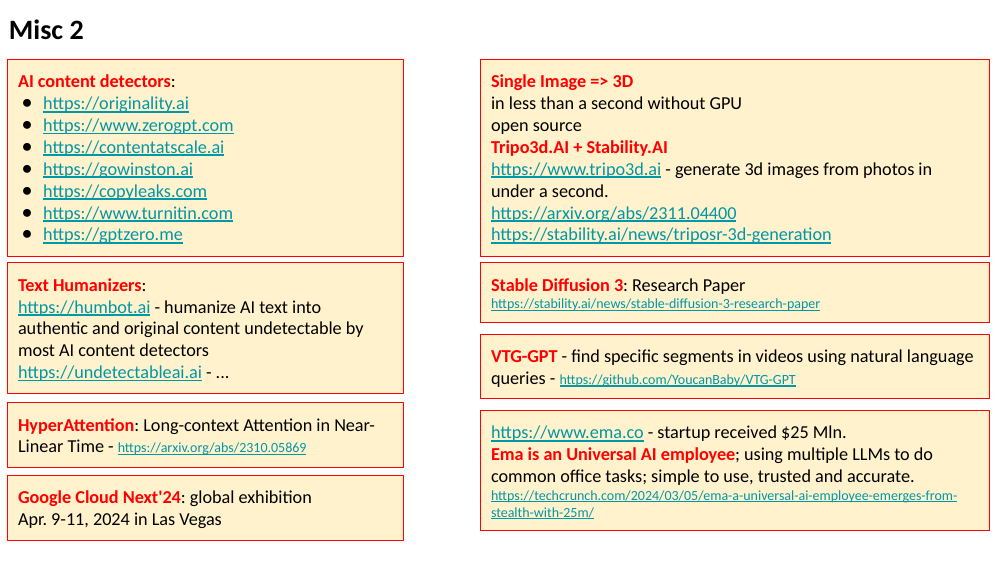
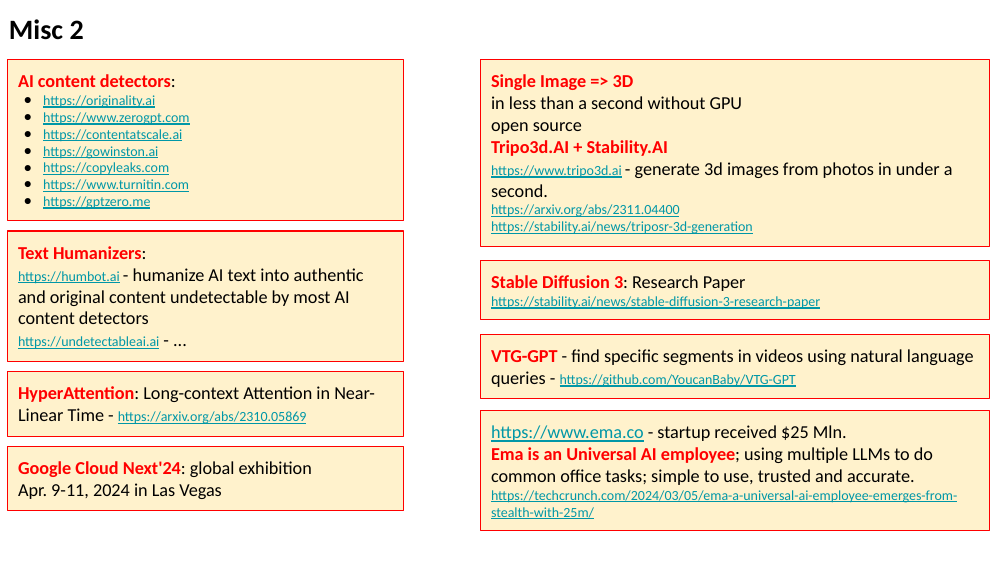
Before and after one commit to lselector/seminar, a slide deck: slide 13 of 2024/2024-03-08-AI-Updates.pptx. Drawn at 1008x567 pixels with LibreOffice and Linux fonts; fonts in the diff are those of the drawing. Boxes give left, top, right and bottom in pixels: in the first picture for what was removed or moved away, otherwise in the second. Text is boxed around its words. In the diff, an @@ line names an element or a change of style, - is before the commit and + after.

Commit message:
update

```diff
--- a/2024/2024-03-08-AI-Updates.pptx
+++ b/2024/2024-03-08-AI-Updates.pptx
@@ rectangle "AI content detectors:": place and size @@
-rectangle "AI content detectors:" at <box>8,59,404,256</box>
+rectangle "AI content detectors:" at <box>8,59,404,221</box>
@@ rectangle "Single Image => 3D": place and size @@
-rectangle "Single Image => 3D" at <box>481,59,989,256</box>
+rectangle "Single Image => 3D" at <box>481,59,989,246</box>
@@ text in rectangle at <box>43,95,189,209</box>: size 13 to 10 pt in "https://originality.ai", "https://www.zerogpt.com", "https://contentatscale.ai", "https://gowinston.ai" and 3 more places; indent changed @@
@@ text in rectangle at <box>491,162,953,234</box>: size 13 to 10 pt in "https://www.tripo3d.ai", "https://arxiv.org/abs/2311.04400", "https://stability.ai/news/triposr-3d-generation" @@
@@ 3 rectangles: place and size @@
-3 rectangles at <box>8,263,404,540</box>
+3 rectangles at <box>8,231,404,511</box>
@@ text in rectangle at <box>18,268,364,349</box>: size 13 to 10 pt in "https://humbot.ai", "https://undetectableai.ai" @@
```
Also in this commit, not shown: 7 other slides changed.
